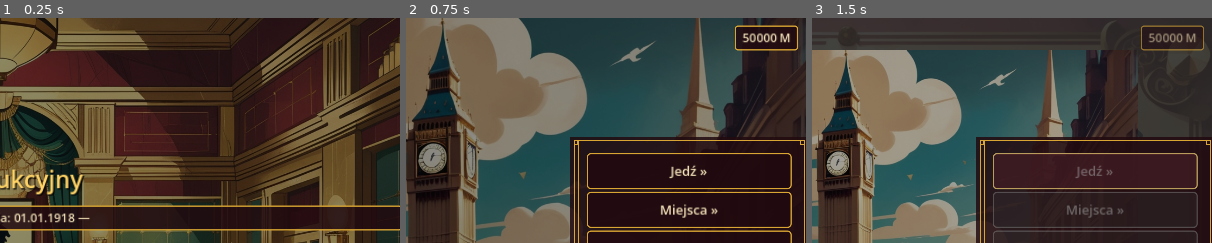
Above: before the commit, frames 1-3 (left to right).
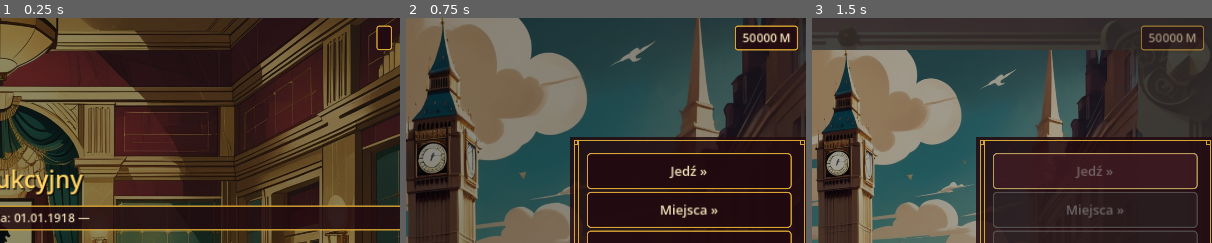
Above: after the commit, the same moments.

Repository: cinekm20/the-forger-retro-tycoon
Game: Godot game, scene res://scenes/auction_house/AuctionHouse.tscn
Two runs of this game, one before a commit and one after it. Both use one fixed random seed, a clock stepped at 60 frames per second and the inputs below. This scene is started directly instead of the project's main scene.
Inputs:
- Up to frame 1 (0.25 s): no input
- Up to frame 2 (0.75 s): click "« Powrót" at 0.5 s
- Up to frame 3 (1.5 s): click "Jedź »" at 1.25 s
The pictures show only the part of the screen within x 50-100%, y 0-50%; the shares and areas given below are measured in that part.

The runs differ from the first frame. In frame 1, 0.1% of the frame differs, in the area x 94-98%, y 3-15%; in frame 2, nothing differs; in frame 3, nothing differs.

Commit message:
Dom aukcyjny: gotówka z powrotem w prawym górnym rogu, większa oferta, bez skaczącej ramki
- Gotówka przeniesiona z wiersza oferty do stałej skrzynki w prawym
  górnym rogu (jak w Hubie/Giełdzie) — nie ma już zmieniać pozycji wraz
  z resztą licytacji.
- "Oferta: X M / prowadzi: Y" większym fontem (26 zamiast 19), z
  autowrap + stałą szerokością, żeby długie imię rywala nie zmieniało
  rozmiaru skrzynki inaczej niż krótkie "Ty"/"nikt".
- Usunięto trzecią linijkę ("Jeśli nikt Cię nie przebije do końca
  czasu — wygrywasz!"), widoczną tylko gdy prowadzi gracz — to ona
  zmieniała wysokość skrzynki i przesuwała layout ekranu.

Diff:
--- a/game/scenes/auction_house/AuctionHouse.gd
+++ b/game/scenes/auction_house/AuctionHouse.gd
@@ -48,6 +48,14 @@
 
 func _ready() -> void:
 	ScreenHelpers.make_background(self, "res://art/backgrounds/auction_house.jpg")
+
+	## Gotówka w stałej skrzynce w prawym górnym rogu (jak w Hubie/Giełdzie),
+	## NIE w wierszu z ofertą — użytkownik zgłosił, że powinna zostać na górze,
+	## niezależnie od reszty licytacji. Lewa skrzynka (nieużywana tu) jest po
+	## prostu ukryta, zamiast pokazywać pustą ramkę bez treści.
+	var corner := ScreenHelpers.make_corner_status_row(self, "", "")
+	corner["left"].get_parent().visible = false
+	money_label = corner["right"]
 
 	## use_menu_frame=false: użytkownik zgłosił, że ozdobna ramka na cały
 	## ekran (ta sama co w Hub/TravelMap) tu tylko przeszkadzała — ma zostać
@@ -124,8 +132,16 @@
 	leader_portrait_rect.visible = false
 	bid_row.add_child(leader_portrait_rect)
 
-	bid_label = ScreenHelpers.make_info_box(bid_row, "")
-	money_label = ScreenHelpers.make_info_box(bid_row, "")
+	## font_size 26 (zamiast domyślnych 19) — użytkownik zgłosił, że oferta i
+	## informacja "kto prowadzi" powinny być trochę większe. autowrap +
+	## custom_minimum_size: bez tego długie imię rywala (np. "Contessa Isabella
+	## Moreau") mogłoby rozepchać/zawinąć skrzynkę inaczej niż krótkie "Ty" czy
+	## "nikt", przesuwając resztę ekranu — ten sam problem co wcześniej na
+	## ekranie Plantacji, naprawiony z góry tym samym patentem (stała szerokość
+	## + zawijanie zamiast jednej, zmiennej długości linii).
+	bid_label = ScreenHelpers.make_info_box(bid_row, "", 0, 26)
+	bid_label.autowrap_mode = TextServer.AUTOWRAP_WORD
+	bid_label.custom_minimum_size = Vector2(380, 0)
 
 	status_label = ScreenHelpers.make_label(root, "")
 	ScreenHelpers.make_back_button(root)
@@ -322,12 +338,9 @@
 		if ResourceLoader.exists(portrait_path):
 			leader_portrait_rect.texture = load(portrait_path)
 			leader_portrait_rect.visible = true
+	## Bez dopisku "jeśli nikt Cię nie przebije — wygrywasz" — użytkownik
+	## zgłosił, że ta trzecia linijka (widoczna tylko gdy prowadzi gracz)
+	## zmieniała wysokość skrzynki i przesuwała layout; ma zawsze zostać
+	## dokładnie dwuwierszowa, niezależnie od tego, kto prowadzi.
 	bid_label.text = tr("Oferta: %.0f M\n(prowadzi: %s)") % [current_bid, leader_text]
-
-	## Jawna zapowiedź, co się stanie, gdy licznik dobiegnie końca — tester
-	## zgłosił, że wygrana po prostu "sama się" pojawiła bez ostrzeżenia, gdy
-	## tylko czekał (mechanika była zamierzona — czas, który mija bez reakcji
-	## rywali, oznacza wygraną — ale bez zapowiedzi wyglądała na błąd).
-	if current_leader == "player":
-		bid_label.text += tr("\nJeśli nikt Cię nie przebije do końca czasu — wygrywasz!")
 	money_label.text = tr("Gotówka: %.0f M") % Economy.player_money
